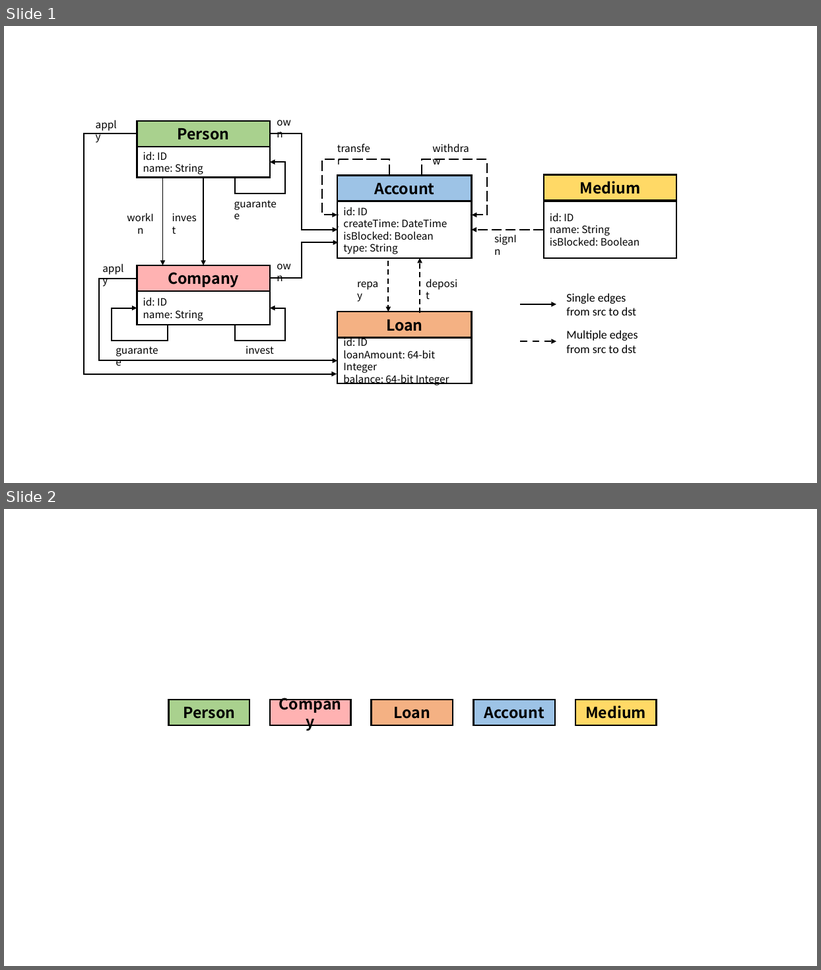
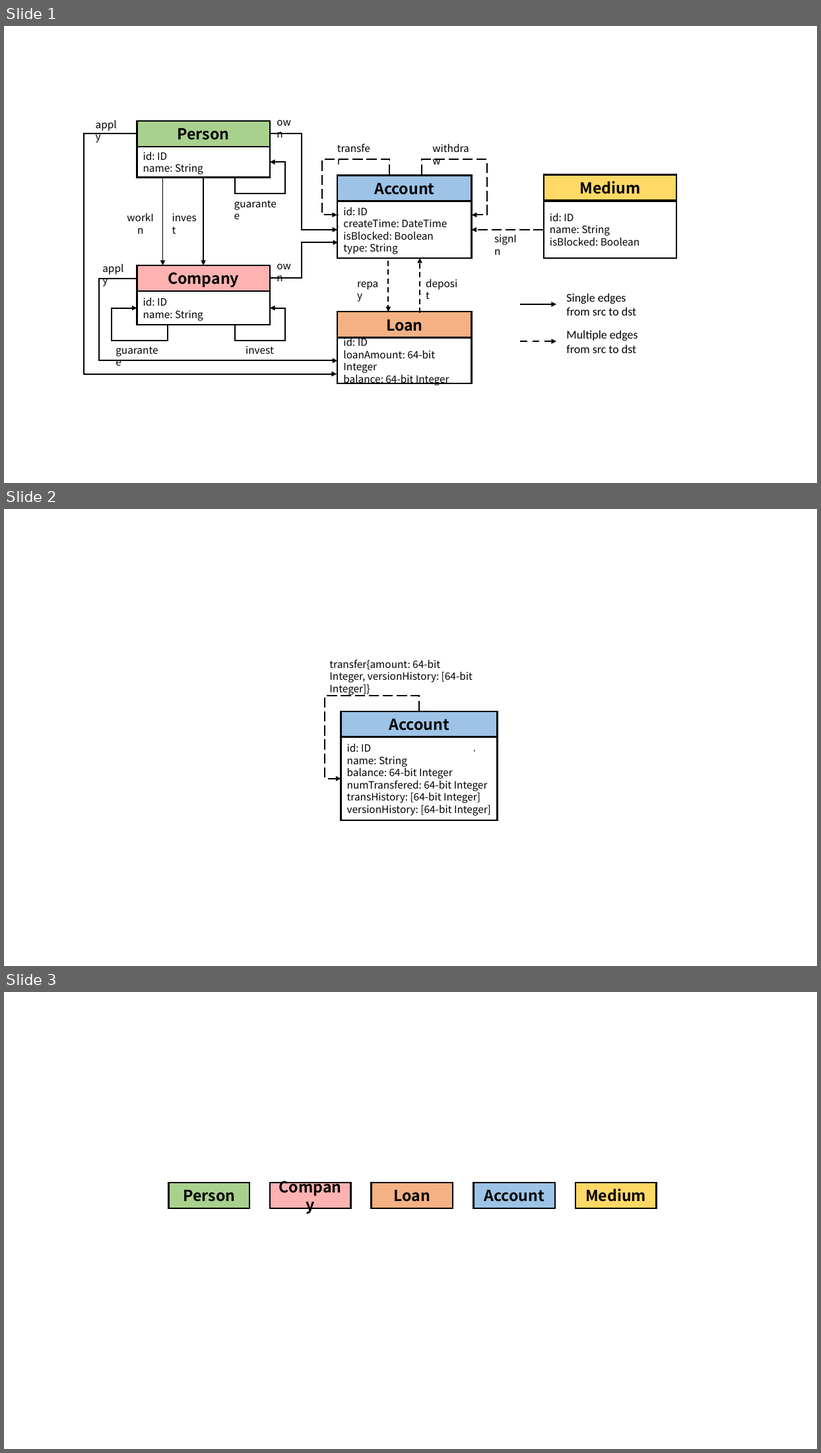
Before and after one commit to ldbc/ldbc_finbench_docs, a slide deck: figures/schema.pptx. Shown one above the other, each under a label of ours: slides 1 and 2 before the commit, slides 1, 2 and 3 after it. The pictures are 821x970 and 821x1453 pixels, drawn with LibreOffice and Linux fonts; fonts in the diff are those of the drawing. Boxes give left, top, right and bottom in pixels: in the first picture for what was removed or moved away, otherwise in the second. Text is boxed around its words. In the diff, an @@ line names an element or a change of style, - is before the commit and + after.

```diff
--- a/figures/schema.pptx
+++ b/figures/schema.pptx
@@ slide 2 added at (4,509,817,966), background #FFFFFF @@
@@ group added at (325,659,498,820): 6 ellipses, 2 rectangles, 1 elbow arrow, 1 text @@
+id: ID
+name: String
+balance: 64-bit Integer
+numTransfered: 64-bit Integer
+transHistory: [64-bit Integer]
+versionHistory: [64-bit Integer]
+Account
+transfer{amount: 64-bit Integer, versionHistory: [64-bit Integer]}
@@ what was slide 2 is now slide 3 @@
```
Also in this commit, not shown: 7 other files.
